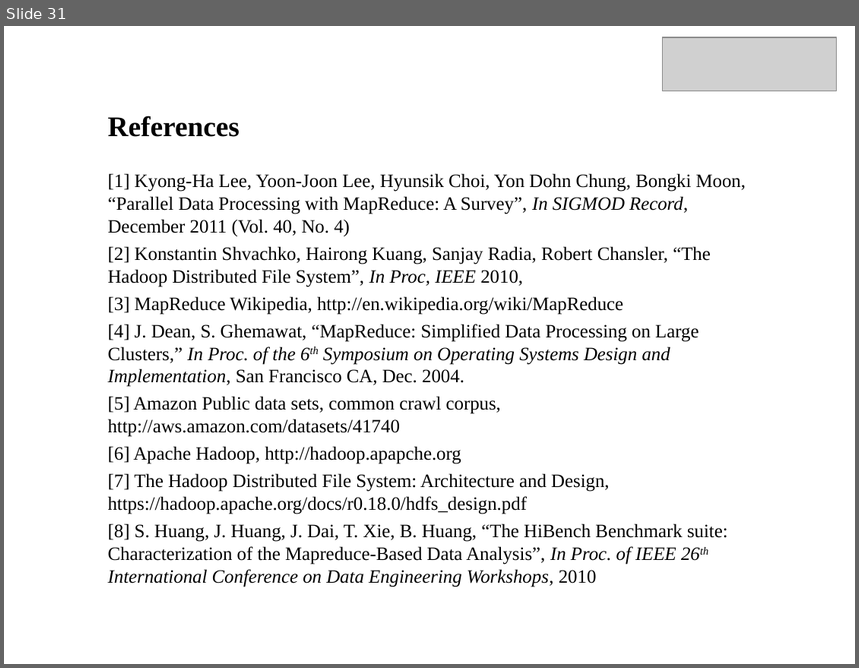
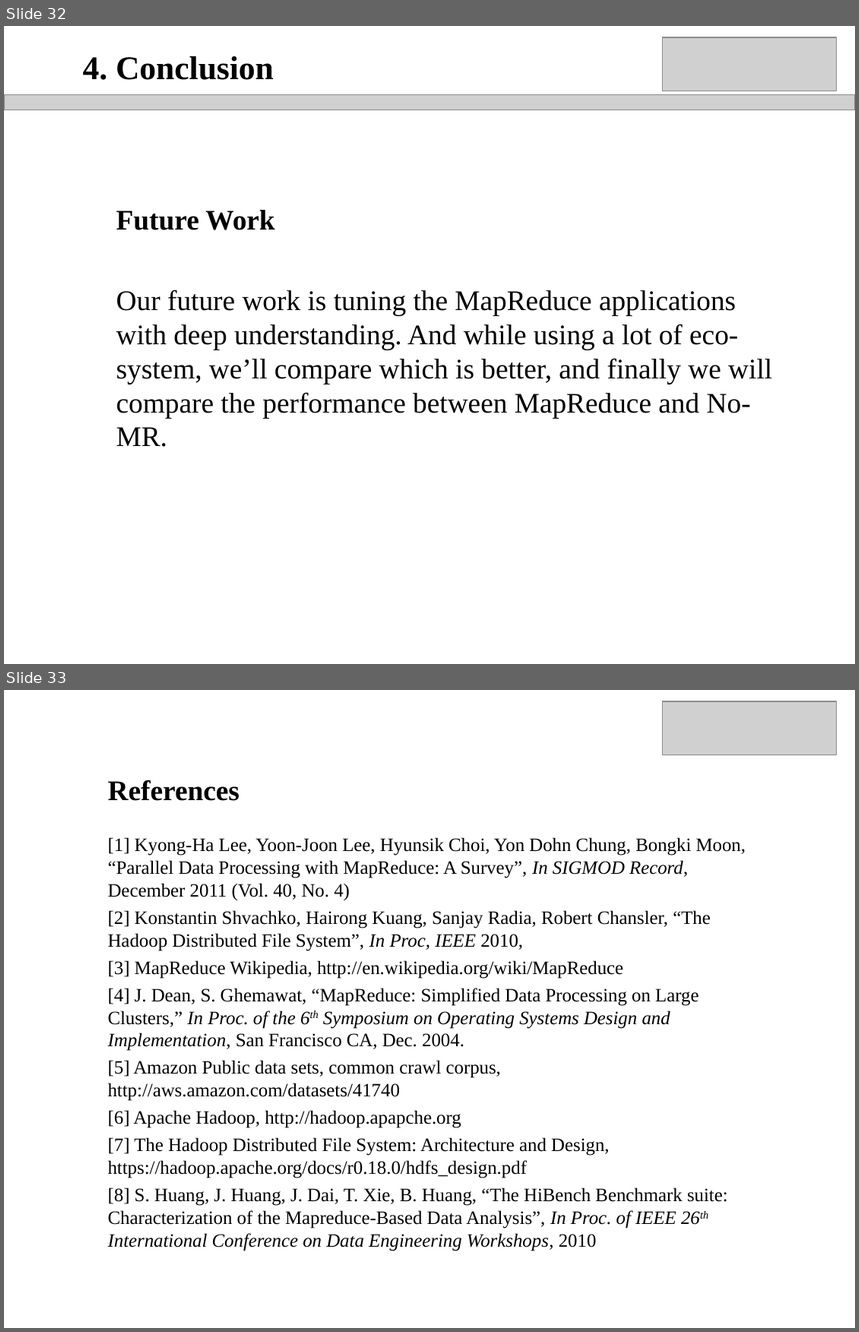
Before and after one commit to qianmai/qianmai.github.io, a slide deck: public/Final Presentation_QianMai.ppt. Shown one above the other, each under a label of ours: slide 31 before the commit, slides 32 and 33 after it. The pictures are 859x668 and 859x1332 pixels, drawn with LibreOffice and Linux fonts; fonts in the diff are those of the drawing; grey boxes stand for pictures; background and template pictures are left out. Boxes give left, top, right and bottom in pixels: in the first picture for what was removed or moved away, otherwise in the second. Text is boxed around its words. In the diff, an @@ line names an element or a change of style, - is before the commit and + after.

```diff
--- a/public/Final Presentation_QianMai.ppt
+++ b/public/Final Presentation_QianMai.ppt
@@ slide 32 added at (4, 26, 855, 664), background picture (left out) @@
@@ picture added at (662, 37, 836, 91) @@
@@ text added at (83, 56, 274, 80), 28 pt, text #000000, bold @@
+4. Conclusion
@@ picture added at (4, 95, 855, 110) @@
@@ text added at (116, 210, 275, 230), 24 pt, text #000000, bold @@
+Future Work
@@ text added at (116, 290, 772, 447), 24 pt, text #000000 @@
+Our future work is tuning the MapReduce applications with deep understanding. And while using a lot of eco-system, we’ll compare which is better, and finally we will compare the performance between MapReduce and No-MR.
@@ what was slide 31 is now slide 33 @@
```
Also in this commit, not shown: 4 slides changed, 1 other slide added.
